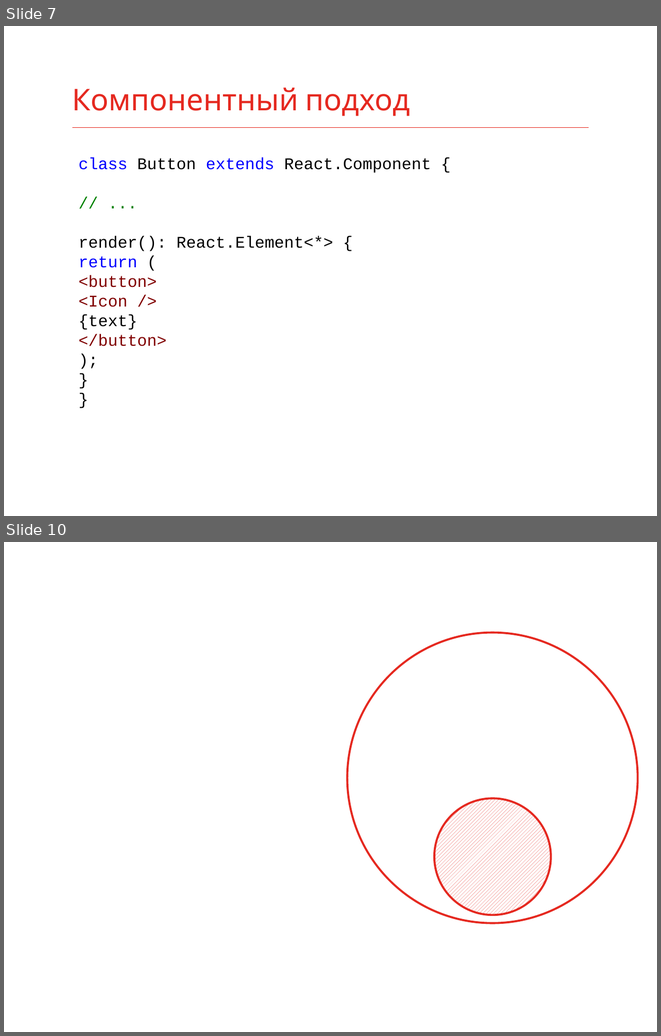
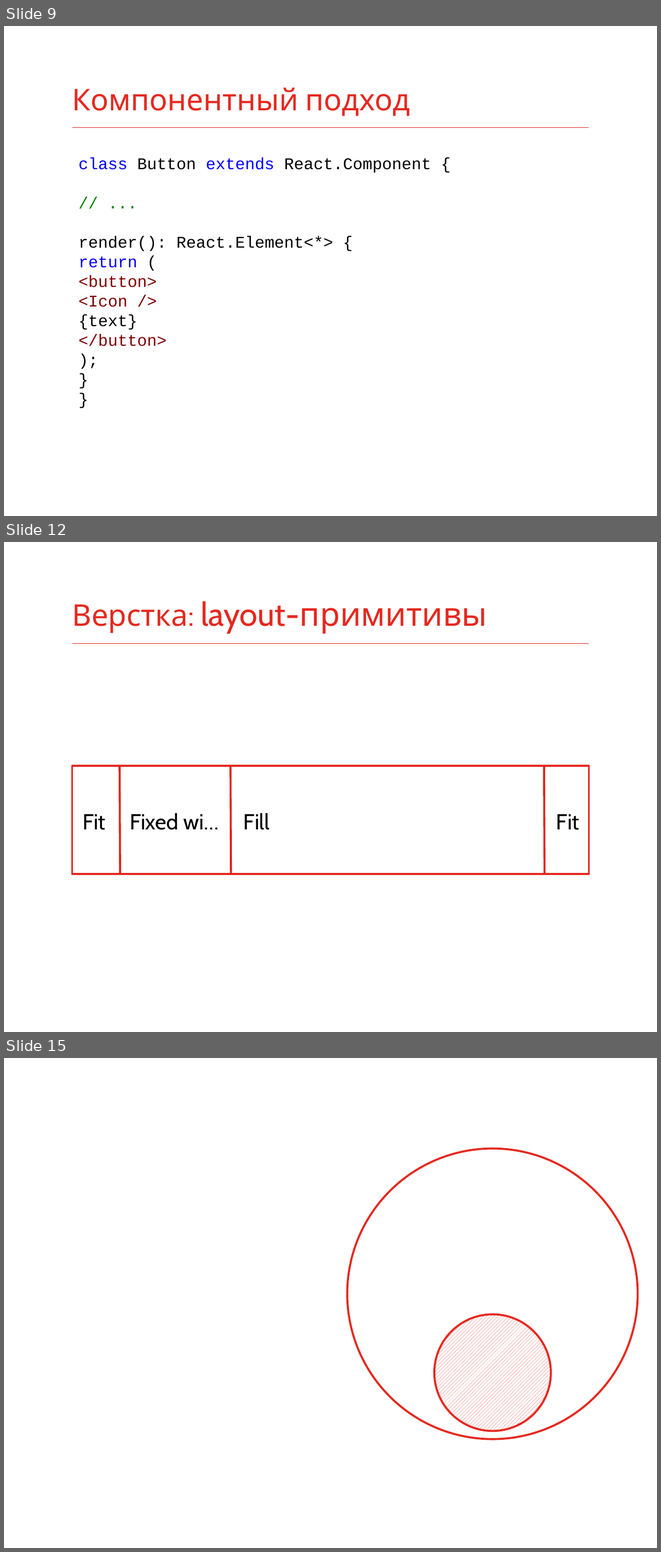
Before and after one commit to fmx1k/konfur-summer-2017-slides, a slide deck: Slides/Backend vs Frontend.pptx. Shown one above the other, each under a label of ours: slides 7 and 10 before the commit, slides 9, 12 and 15 after it; the slides between them are not shown. The pictures are 661x1036 and 661x1552 pixels, drawn with LibreOffice and Linux fonts; fonts in the diff are those of the drawing. Boxes give left, top, right and bottom in pixels: in the first picture for what was removed or moved away, otherwise in the second. Text is boxed around its words. In the diff, an @@ line names an element or a change of style, - is before the commit and + after.

```diff
--- a/Slides/Backend vs Frontend.pptx
+++ b/Slides/Backend vs Frontend.pptx
@@ slide 12 added at bbox=[4, 542, 657, 1032], background #FFFFFF; not listed: 1 template element that a slide beside it also shows @@
@@ title added at bbox=[72, 601, 487, 633], 36 pt, text #E5281F @@
+Верстка: layout-примитивы
@@ rectangle added at bbox=[72, 766, 589, 874], outline #E5281F 2.25 pt @@
@@ line added from (120, 766) to (120, 874), #E52319 2.25 pt @@
@@ line added from (231, 766) to (231, 874), #E52319 2.25 pt @@
@@ line added from (544, 766) to (545, 874), #E52319 2.25 pt @@
@@ text added at bbox=[82, 814, 106, 830], 24 pt, text #000000 @@
+Fit
@@ text added at bbox=[130, 813, 219, 830], 24 pt, text #000000 @@
+Fixed wi…
@@ text added at bbox=[244, 813, 270, 830], 24 pt, text #000000 @@
+Fill
@@ text added at bbox=[556, 814, 580, 830], 24 pt, text #000000 @@
+Fit
@@ what was slide 7 is now slide 9 @@
@@ what was slide 10 is now slide 15 @@
```
Also in this commit, not shown: 1 slide changed, 4 other slides added, 8 other files.
